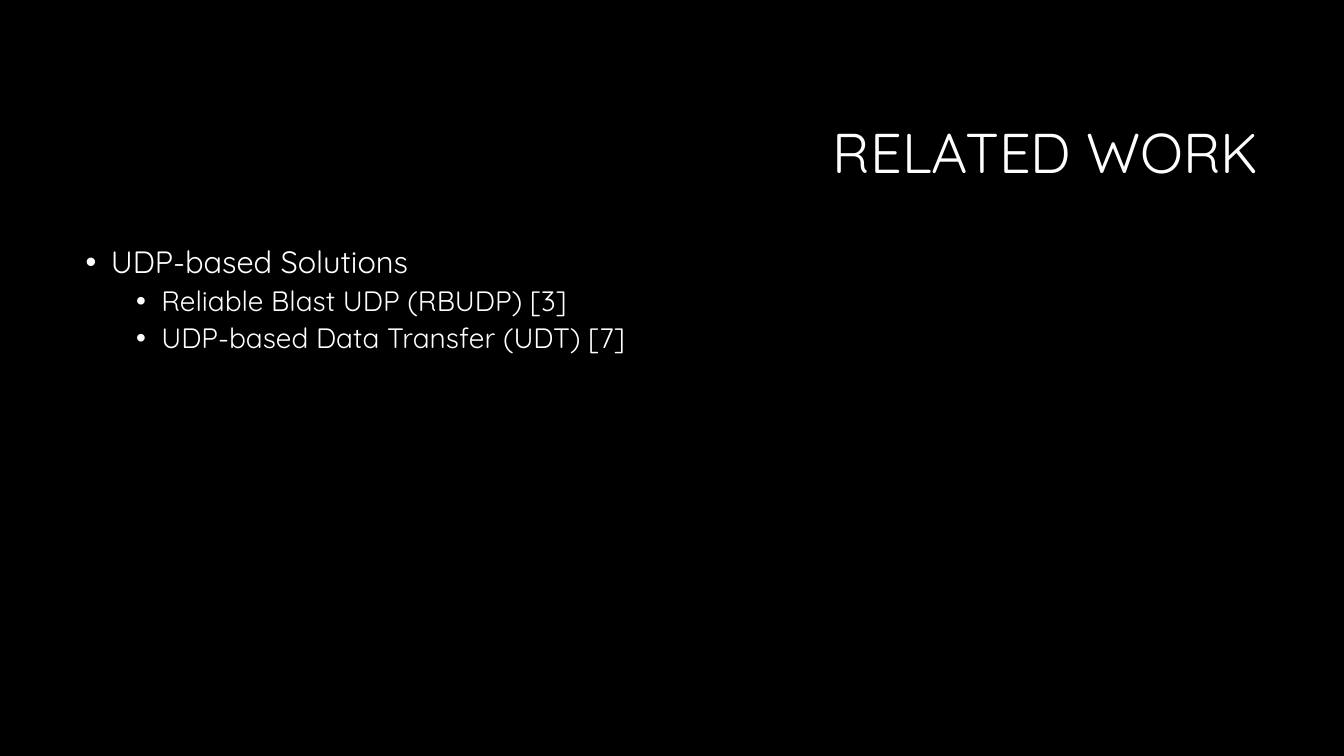
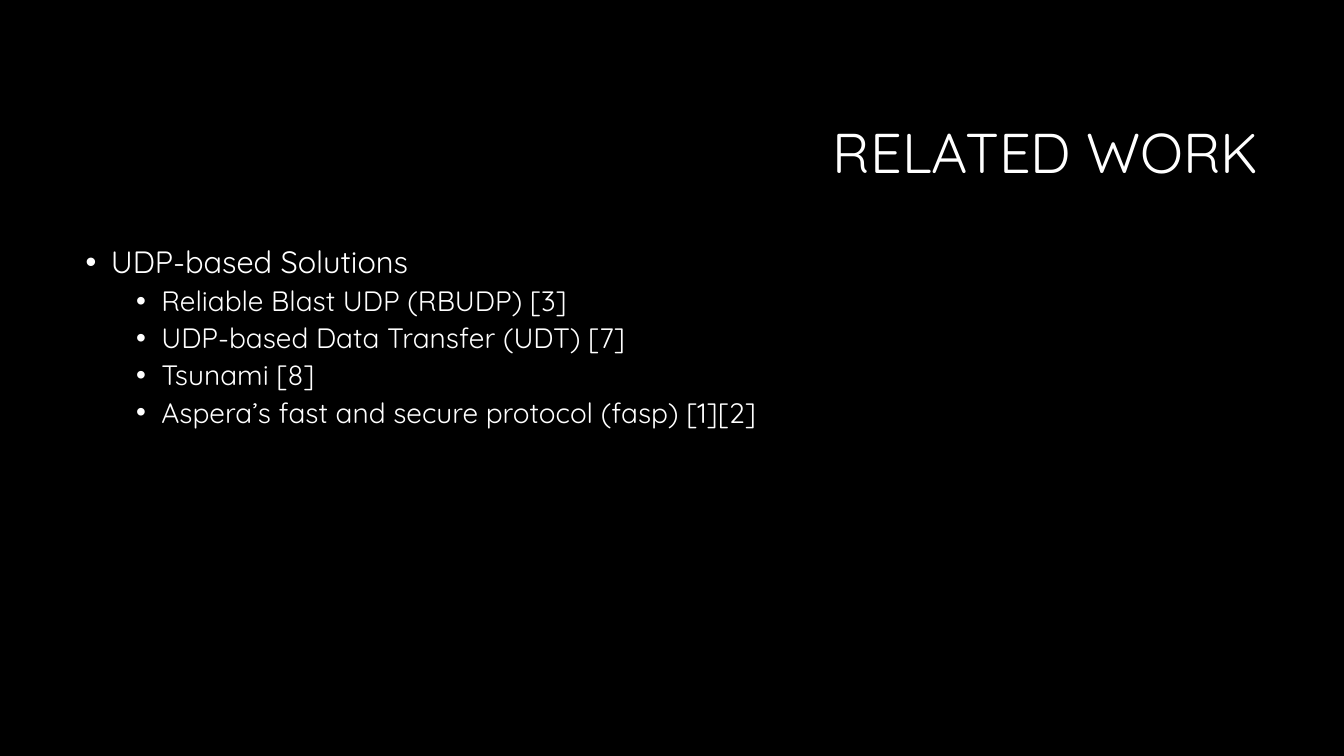
Before and after one commit to czifro-tech/instant-transmission, a slide deck: slide 36 of presentation/Thesis.pptx (slide 39 before the commit). Drawn at 1344x756 pixels with LibreOffice and Linux fonts; fonts in the diff are those of the drawing; background and template pictures are left out. Boxes give left, top, right and bottom in pixels: in the first picture for what was removed or moved away, otherwise in the second. Text is boxed around its words. In the diff, an @@ line names an element or a change of style, - is before the commit and + after.

```diff
--- a/presentation/Thesis.pptx
+++ b/presentation/Thesis.pptx
@@ text at <box>161,365,756,429</box>: paragraphs added @@
+  • Tsunami [8]
+  • Aspera’s fast and secure protocol (fasp) [1][2]
```
Also in this commit, not shown: 4 other slides changed, 5 slides removed.
